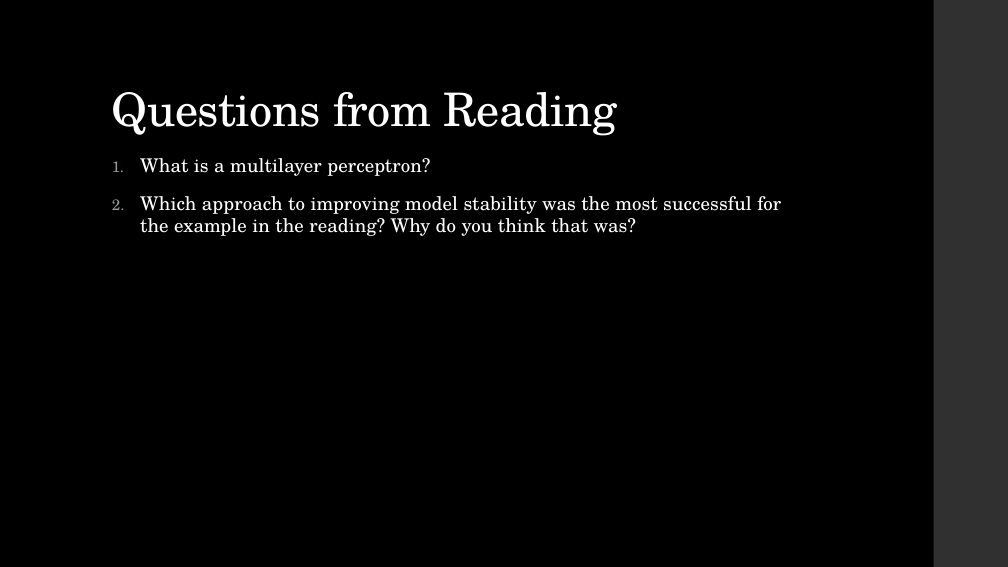
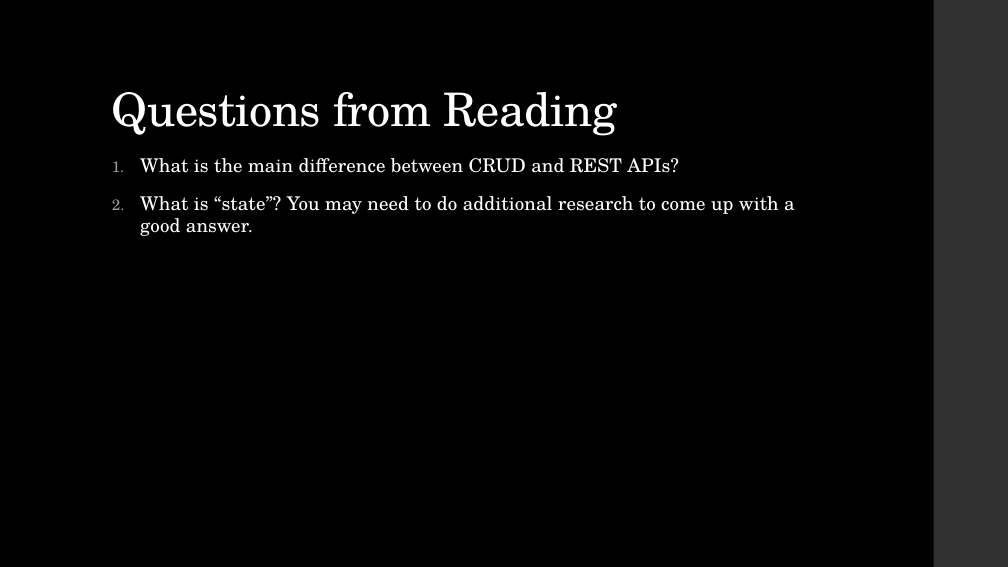
Before and after one commit to LaunchCoderGirlSTL/Data-Science-Assignments, a slide deck: slide 6 of course_material/week_21/week_21_presentation.pptx (slide 5 before the commit). Drawn at 1008x567 pixels with LibreOffice and Linux fonts; fonts in the diff are those of the drawing. Boxes give left, top, right and bottom in pixels: in the first picture for what was removed or moved away, otherwise in the second. Text is boxed around its words. In the diff, an @@ line names an element or a change of style, - is before the commit and + after.

```diff
--- a/course_material/week_21/week_21_presentation.pptx
+++ b/course_material/week_21/week_21_presentation.pptx
@@ text at [140, 158, 795, 236]: text changed @@
-1. What is a multilayer perceptron?
-2. Which approach to improving model stability was the most successful for the example in the reading? Why do you think that was?
+1. What is the main difference between CRUD and REST APIs?
+2. What is “state”? You may need to do additional research to come up with a good answer.
```
Also in this commit, not shown: 1 other slide changed, 2 slides added, 1 other file.
